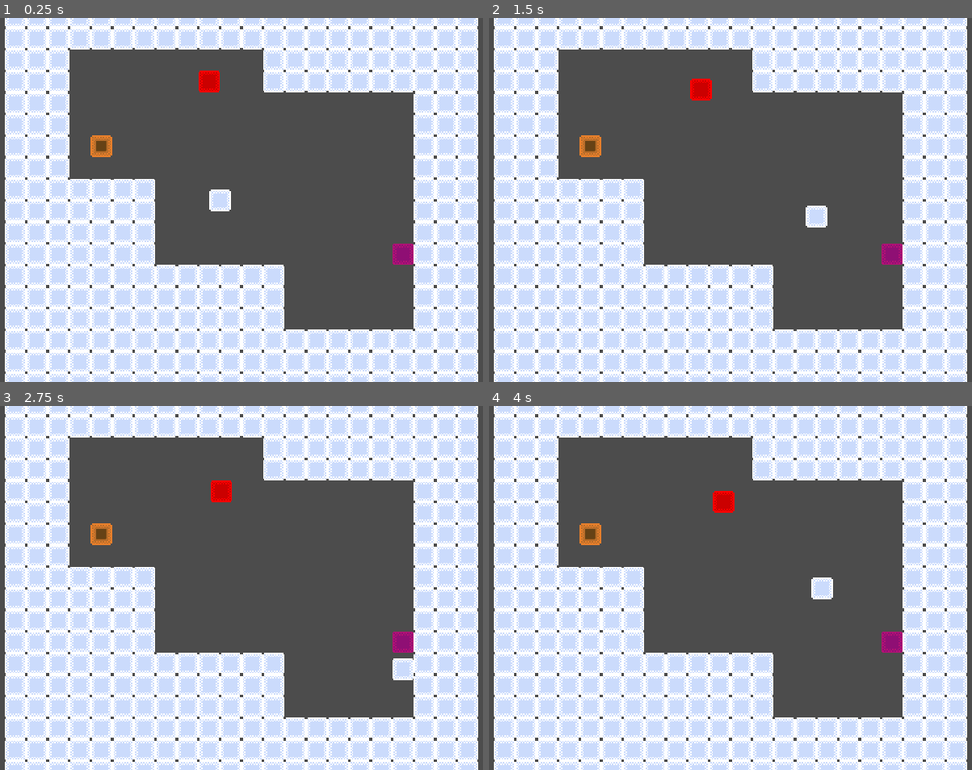
Above: before the commit, frames 1-4 (two rows, left to right).
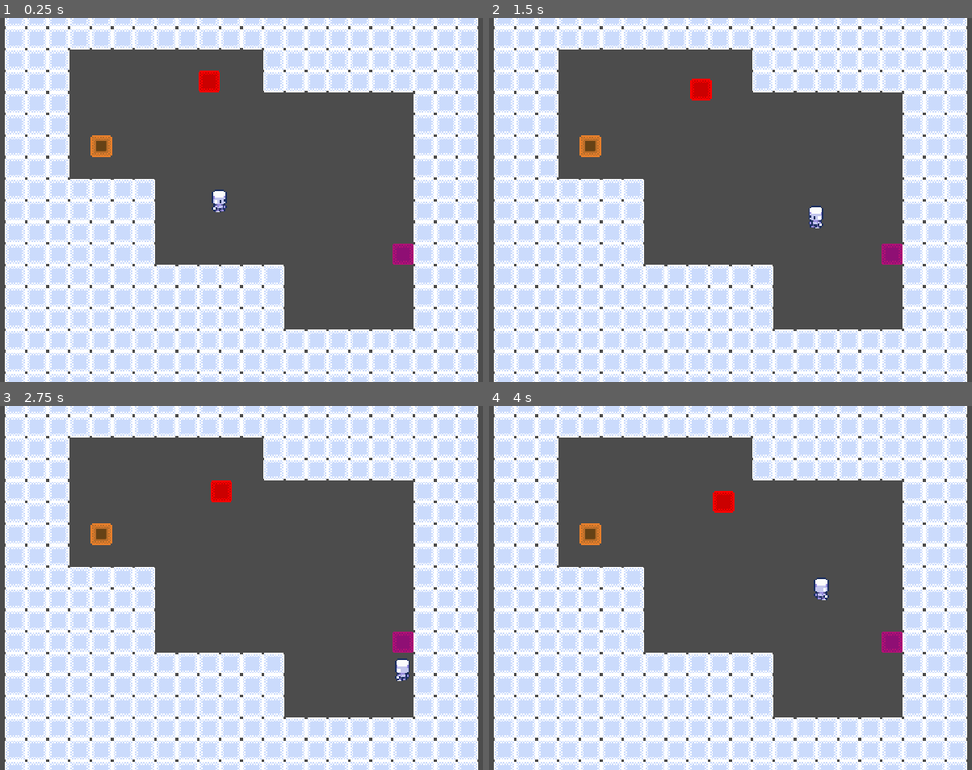
Above: after the commit, the same moments.

Repository: jakubtomsu/ludum-dare-53
Game: Godot game, scene res://TestLevel.tscn
Two runs of this game, one before a commit and one after it. Both use one fixed random seed, a clock stepped at 60 frames per second and the inputs below.
Inputs (mouse positions are in pixels of both pictures, inside the frame that each line leads up to):
- Up to frame 1 (0.25 s): no input
- Up to frame 2 (1.5 s): move the mouse to (851, 181) at 0.52 s; hold D (player_move_right) 0.53-1.28 s; tap Space (player_dash) at 0.6 s; move the mouse to (580, 218) at 1.27 s; hold S (player_move_down) from 1.28 s (still down); click (580, 218) at 1.35 s
- Up to frame 3 (2.75 s): move the mouse to (284, 507) at 2.02 s; release S (player_move_down) at 2.03 s; hold D (player_move_right) from 2.03 s (still down); tap Space (player_dash) at 2.1 s
- Up to frame 4 (4 s): move the mouse to (677, 660) at 2.77 s; release D (player_move_right) at 2.78 s; hold W (player_move_up) 2.78-3.53 s; click (677, 660) at 2.85 s; move the mouse to (904, 642) at 3.52 s; hold A (player_move_left) from 3.53 s (still down); tap Space (player_dash) at 3.6 s

The runs differ from the first frame. In frame 1, 0.2% of the frame differs, in the area x 43-48%, y 47-54%; in frame 2, 0.2%, in the area x 65-71%, y 51-58%; in frame 3, 0.2%; in frame 4, 0.2%.

Commit message:
Player stuff

Diff:
--- a/Packages/Package.gd
+++ b/Packages/Package.gd
@@ -12,11 +12,12 @@
 
 	for i in range(0, get_slide_count()):
 		var col = get_slide_collision(i)
-		if col.collider.is_in_group("enemy"):
-			var b = col.collider
-			b.velocity = old_velocity
-			b.movement_factor = 0
-			print("Hey")
+		if col != null:
+			velocity = old_velocity.bounce(col.normal) * 0.2
+			if col.collider.is_in_group("enemy"):
+				var b = col.collider
+				b.velocity = old_velocity
+				b.movement_factor = 0
 
 func ease_out_bounce(x: float) -> float:
 	var n1 := 7.5625
--- a/Player/Player.tscn
+++ b/Player/Player.tscn
@@ -1,10 +1,51 @@
-[gd_scene load_steps=5 format=2]
+[gd_scene load_steps=15 format=2]
 
 [ext_resource path="res://Player/Player.gd" type="Script" id=1]
 [ext_resource path="res://Sprites/placeholder.png" type="Texture" id=2]
+[ext_resource path="res://Player/player.png" type="Texture" id=3]
 
 [sub_resource type="CircleShape2D" id=2]
 radius = 19.0
+
+[sub_resource type="AtlasTexture" id=3]
+atlas = ExtResource( 3 )
+region = Rect2( 0, 22, 16, 22 )
+
+[sub_resource type="AtlasTexture" id=4]
+atlas = ExtResource( 3 )
+region = Rect2( 16, 22, 16, 22 )
+
+[sub_resource type="AtlasTexture" id=5]
+atlas = ExtResource( 3 )
+region = Rect2( 32, 22, 16, 22 )
+
+[sub_resource type="AtlasTexture" id=6]
+atlas = ExtResource( 3 )
+region = Rect2( 48, 22, 16, 22 )
+
+[sub_resource type="AtlasTexture" id=7]
+atlas = ExtResource( 3 )
+region = Rect2( 64, 22, 16, 22 )
+
+[sub_resource type="AtlasTexture" id=8]
+atlas = ExtResource( 3 )
+region = Rect2( 80, 22, 16, 22 )
+
+[sub_resource type="AtlasTexture" id=9]
+atlas = ExtResource( 3 )
+region = Rect2( 96, 22, 16, 22 )
+
+[sub_resource type="AtlasTexture" id=10]
+atlas = ExtResource( 3 )
+region = Rect2( 112, 22, 16, 22 )
+
+[sub_resource type="SpriteFrames" id=11]
+animations = [ {
+"frames": [ SubResource( 3 ), SubResource( 4 ), SubResource( 5 ), SubResource( 6 ), SubResource( 7 ), SubResource( 8 ), SubResource( 9 ), SubResource( 10 ) ],
+"loop": true,
+"name": "default",
+"speed": 8.0
+} ]
 
 [sub_resource type="RectangleShape2D" id=1]
 extents = Vector2( 8, 8 )
@@ -25,11 +66,15 @@
 shape = SubResource( 2 )
 
 [node name="Icon" type="Sprite" parent="KinematicBody2D"]
+visible = false
 position = Vector2( 9.53674e-07, -4.17233e-07 )
 z_index = 100
 texture = ExtResource( 2 )
 
 [node name="AnimatedSprite" type="AnimatedSprite" parent="KinematicBody2D"]
+frames = SubResource( 11 )
+frame = 2
+playing = true
 
 [node name="CollisionShape2D" type="CollisionShape2D" parent="KinematicBody2D"]
 shape = SubResource( 1 )
Not shown, added: Player/player.png.import
